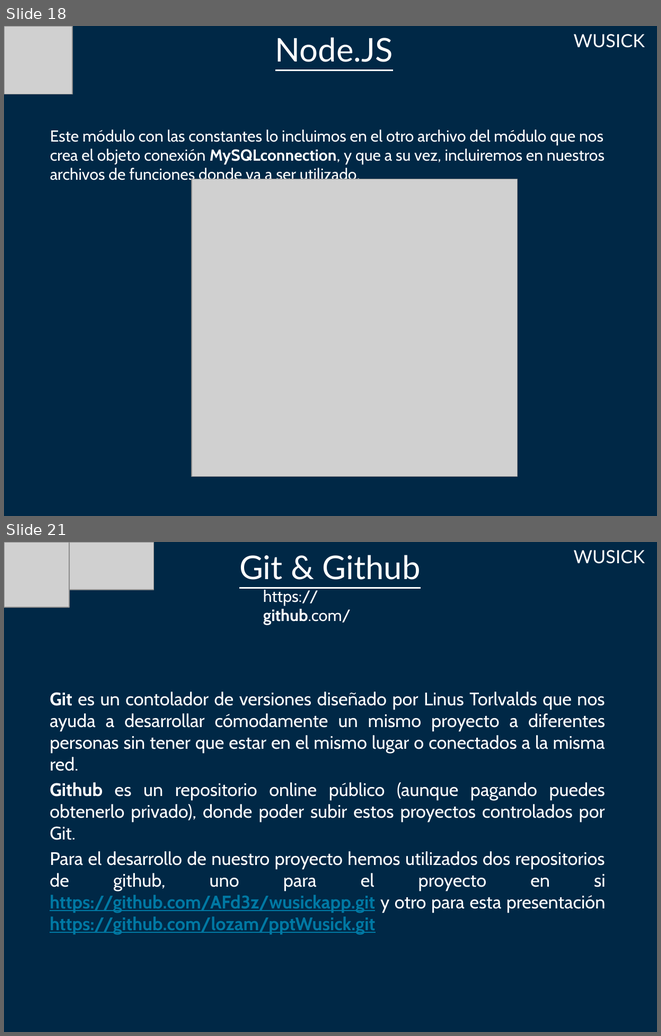
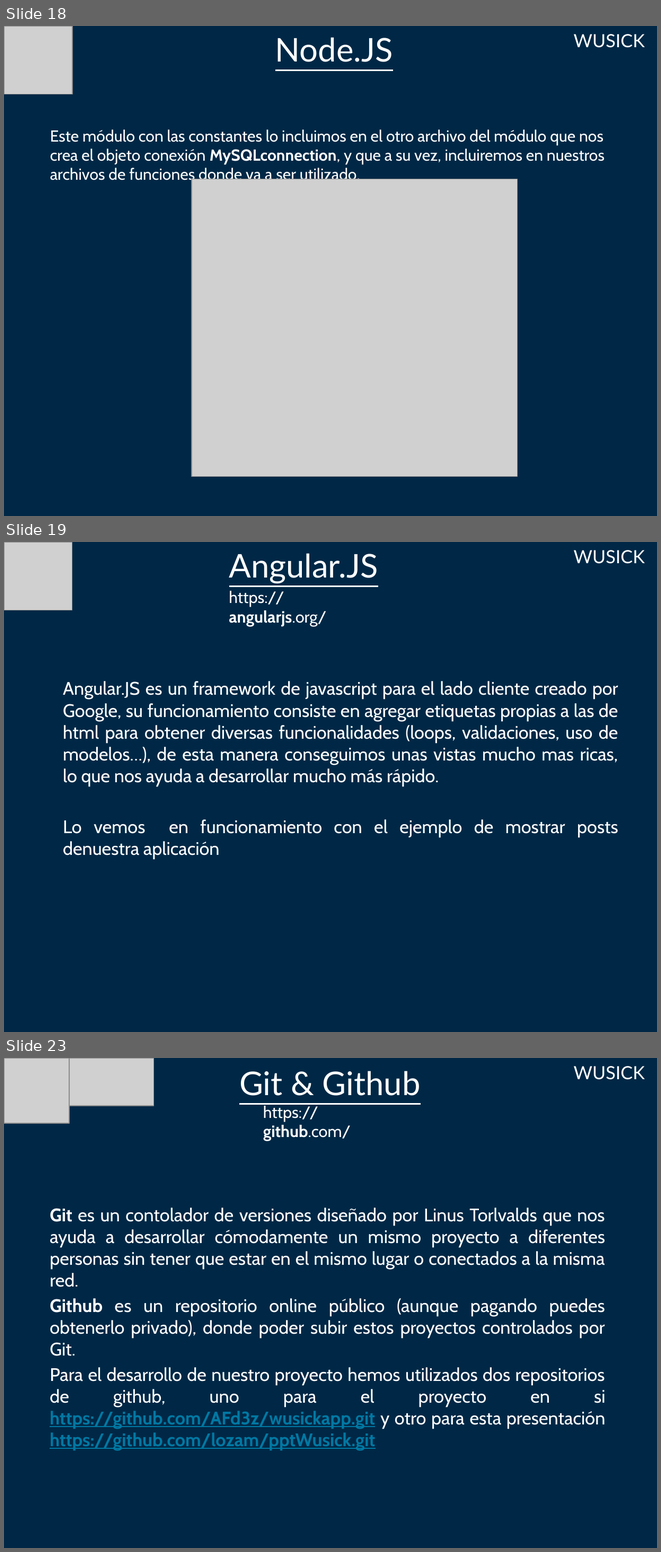
Before and after one commit to jha86/pptWusick, a slide deck: Presentación1.pptx. Shown one above the other, each under a label of ours: slides 18 and 21 before the commit, slides 18, 19 and 23 after it; the slides between them are not shown. The pictures are 661x1036 and 661x1552 pixels, drawn with LibreOffice and Linux fonts; fonts in the diff are those of the drawing; grey boxes stand for pictures. Boxes give left, top, right and bottom in pixels: in the first picture for what was removed or moved away, otherwise in the second. Text is boxed around its words. In the diff, an @@ line names an element or a change of style, - is before the commit and + after.

```diff
--- a/Presentación1.pptx
+++ b/Presentación1.pptx
@@ slide 19 added at (x1=4, y1=542, x2=657, y2=1032), background #002846 @@
@@ picture added at (x1=4, y1=542, x2=72, y2=610) @@
@@ text added at (x1=229, y1=553, x2=378, y2=584), 36 pt, text #FFFFFF, underline @@
+Angular.JS
@@ title added at (x1=574, y1=550, x2=645, y2=564), 20 pt, text #FFFFFF @@
+WUSICK
@@ text added at (x1=229, y1=591, x2=326, y2=626), 18 pt, text #FFFFFF @@
+https://angularjs.org/
@@ text added at (x1=63, y1=681, x2=618, y2=859), 20 pt, text #FFFFFF @@
+Angular.JS es un framework de javascript para el lado cliente creado por Google, su funcionamiento consiste en agregar etiquetas propias a las de html para obtener diversas funcionalidades (loops, validaciones, uso de modelos…), de esta manera conseguimos unas vistas mucho mas ricas, lo que nos ayuda a desarrollar mucho más rápido.
+Lo vemos en funcionamiento con el ejemplo de mostrar posts denuestra aplicación
@@ what was slide 21 is now slide 23 @@
```
Also in this commit, not shown: 2 slides changed, 1 other slide added.
